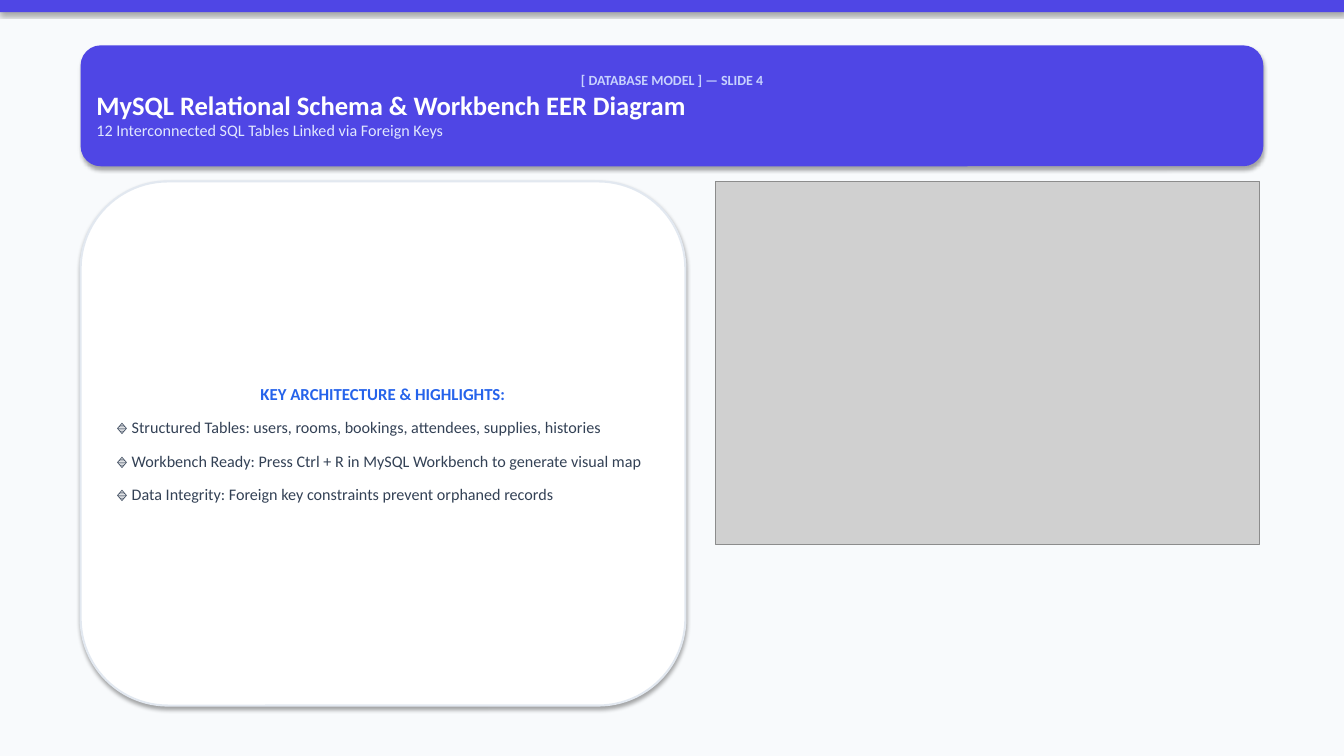
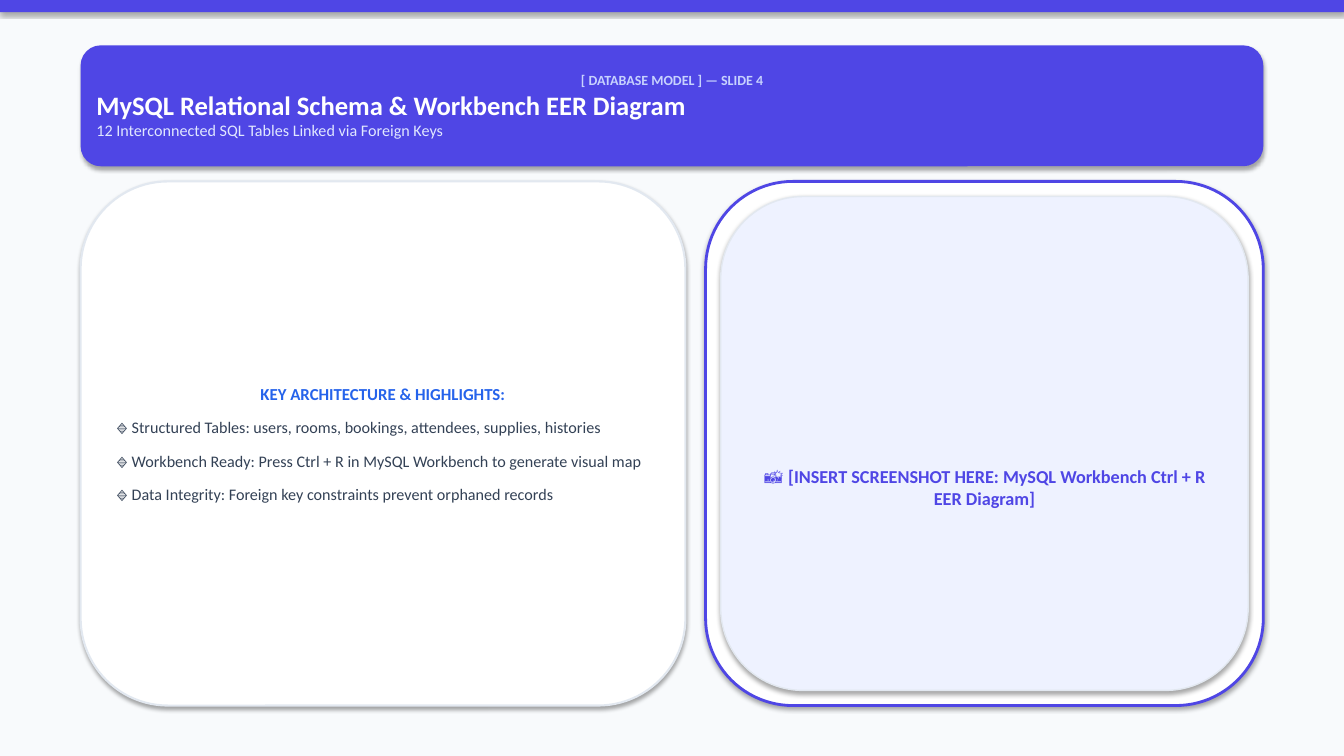
Before and after one commit to VishalMishraCSE/meeting-room-booking-system, a slide deck: slide 4 of document/PRESENTATION_DECK_SLIDES.pptx. Drawn at 1344x756 pixels with LibreOffice and Linux fonts; fonts in the diff are those of the drawing; grey boxes stand for pictures. Boxes give left, top, right and bottom in pixels: in the first picture for what was removed or moved away, otherwise in the second. Text is boxed around its words. In the diff, an @@ line names an element or a change of style, - is before the commit and + after.

Commit message:
docs: restore initial PowerPoint presentation deck with screenshot placeholder cards

```diff
--- a/document/PRESENTATION_DECK_SLIDES.pptx
+++ b/document/PRESENTATION_DECK_SLIDES.pptx
@@ rounded rectangle added at bbox=[706, 181, 1263, 706], fill #FFFFFF, outline #4F46E5 2 pt @@
@@ picture removed at bbox=[716, 181, 1260, 544] @@
@@ rounded rectangle added at bbox=[721, 197, 1248, 691], fill #EEF2FF, outline #E2E8F0 1 pt, 13 pt, text #4F46E5, bold @@
+📸 [INSERT SCREENSHOT HERE: MySQL Workbench Ctrl + R EER Diagram]
```
Also in this commit, not shown: 17 other slides changed, 2 other files.
